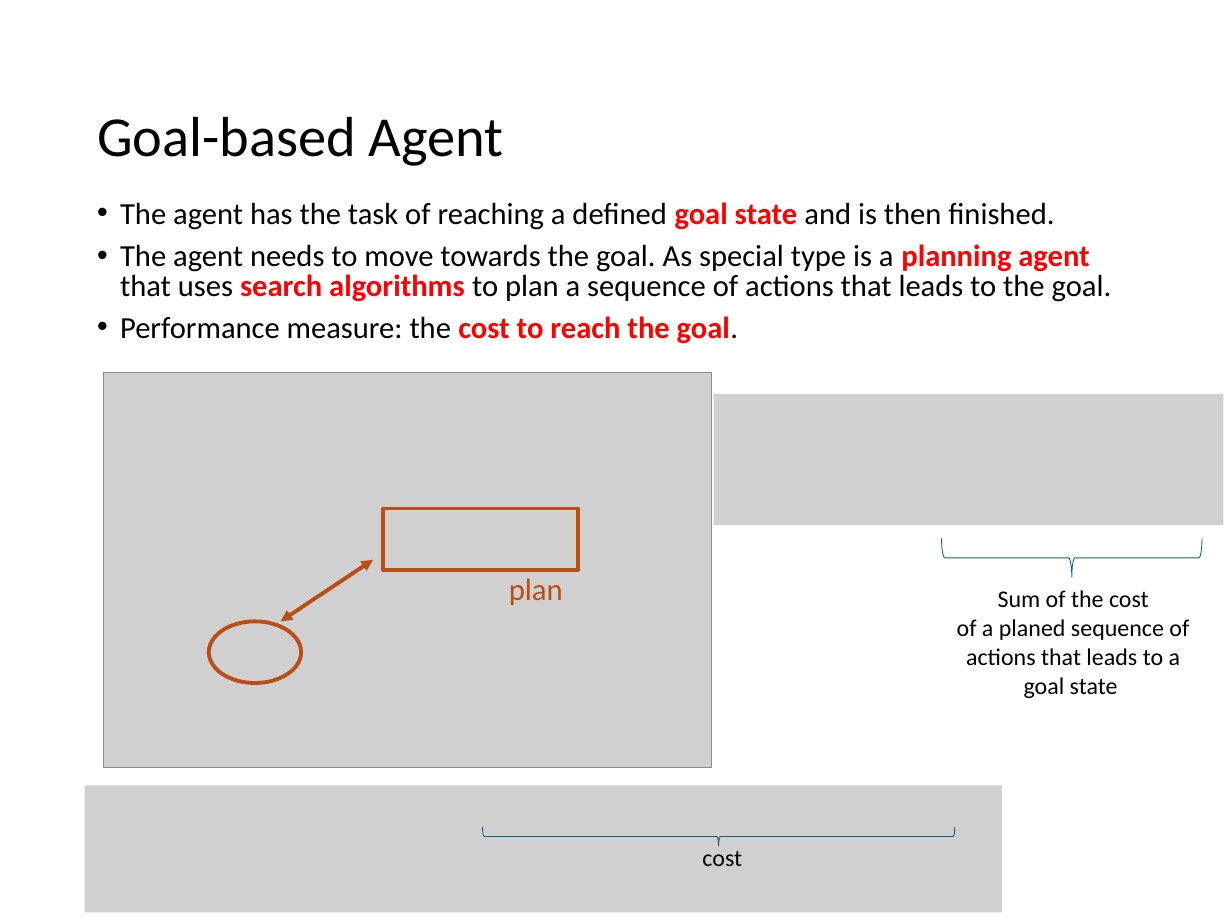
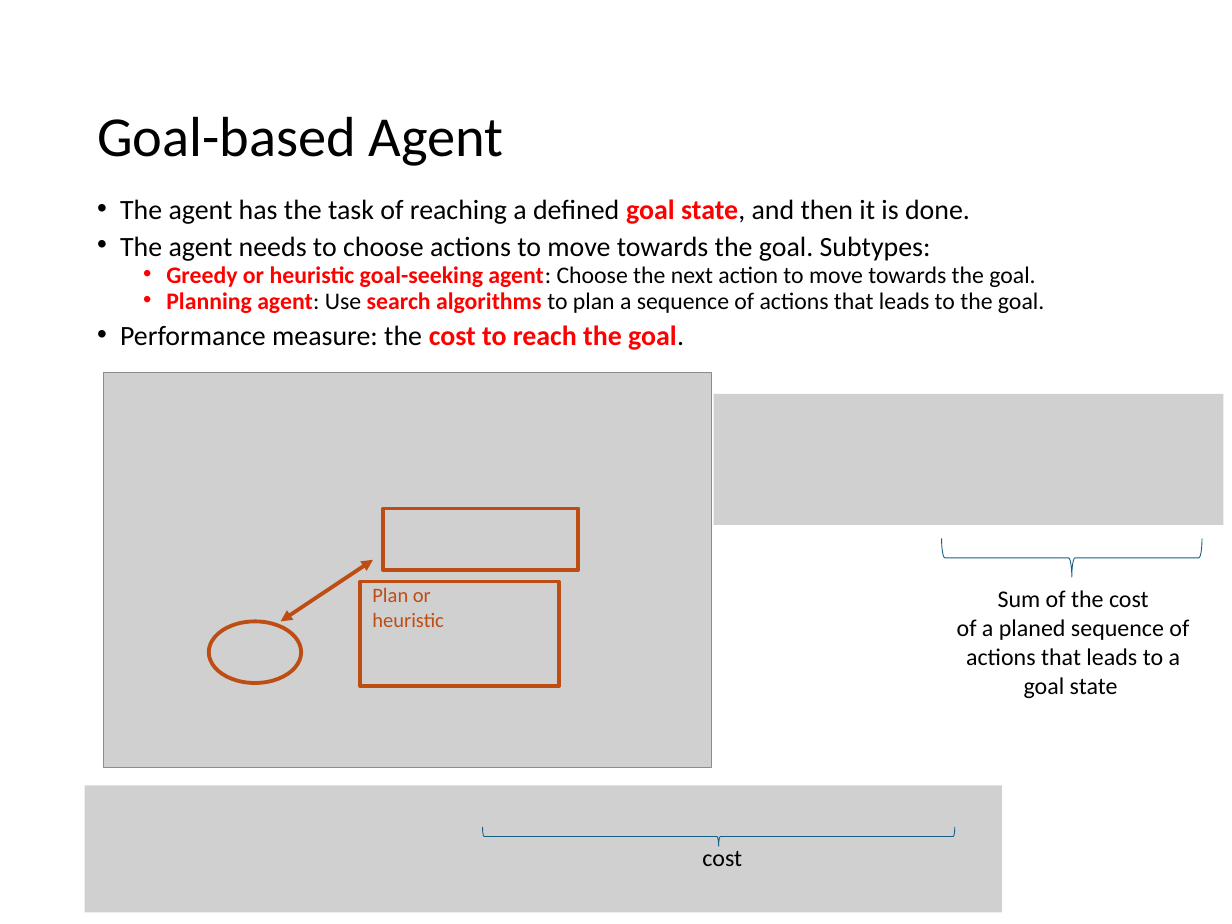
Before and after one commit to mhahsler/CS7320-AI, a slide deck: slide 29 of slides/02_agents.pptx. Drawn at 1232x924 pixels with LibreOffice and Linux fonts; fonts in the diff are those of the drawing; grey boxes stand for pictures. Boxes give left, top, right and bottom in pixels: in the first picture for what was removed or moved away, otherwise in the second. Text is boxed around its words. In the diff, an @@ line names an element or a change of style, - is before the commit and + after.

```diff
--- a/slides/02_agents.pptx
+++ b/slides/02_agents.pptx
@@ text at (120,199,1044,313): text changed; size 17.9 to 13.9 pt @@
-• The agent has the task of reaching a defined goal state and is then finished.
-• The agent needs to move towards the goal. As special type is a planning agent that uses search algorithms to plan a sequence of actions that leads to the goal.
+• The agent has the task of reaching a defined goal state, and then it is done.
+• The agent needs to choose actions to move towards the goal. Subtypes:
+  • Greedy or heuristic goal-seeking agent: Choose the next action to move towards the goal.
+  • Planning agent: Use search algorithms to plan a sequence of actions that leads to the goal.
@@ text at (120,325,684,350): size 17.9 to 16.3 pt in "Performance measure: the cost to reach the ..."; line spacing 0.8 to 0.7 @@
@@ rectangle added at (360,582,558,686), outline #BE4D14 2.25 pt @@
@@ text at (372,587,443,627): text changed; size 18 to 12 pt @@
-plan
+Plan or heuristic
```
Also in this commit, not shown: 9 other slides changed, 2 slides added, 2 other files.
